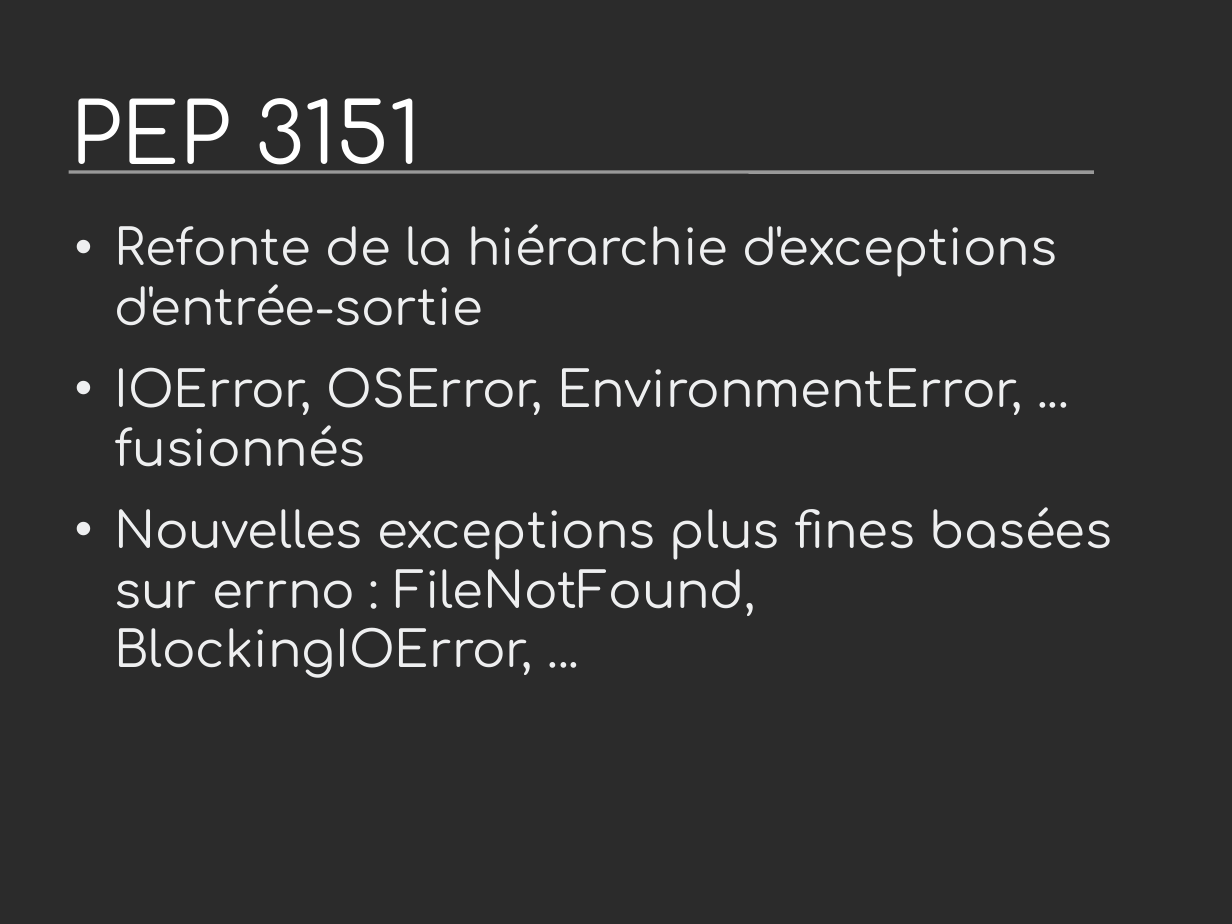
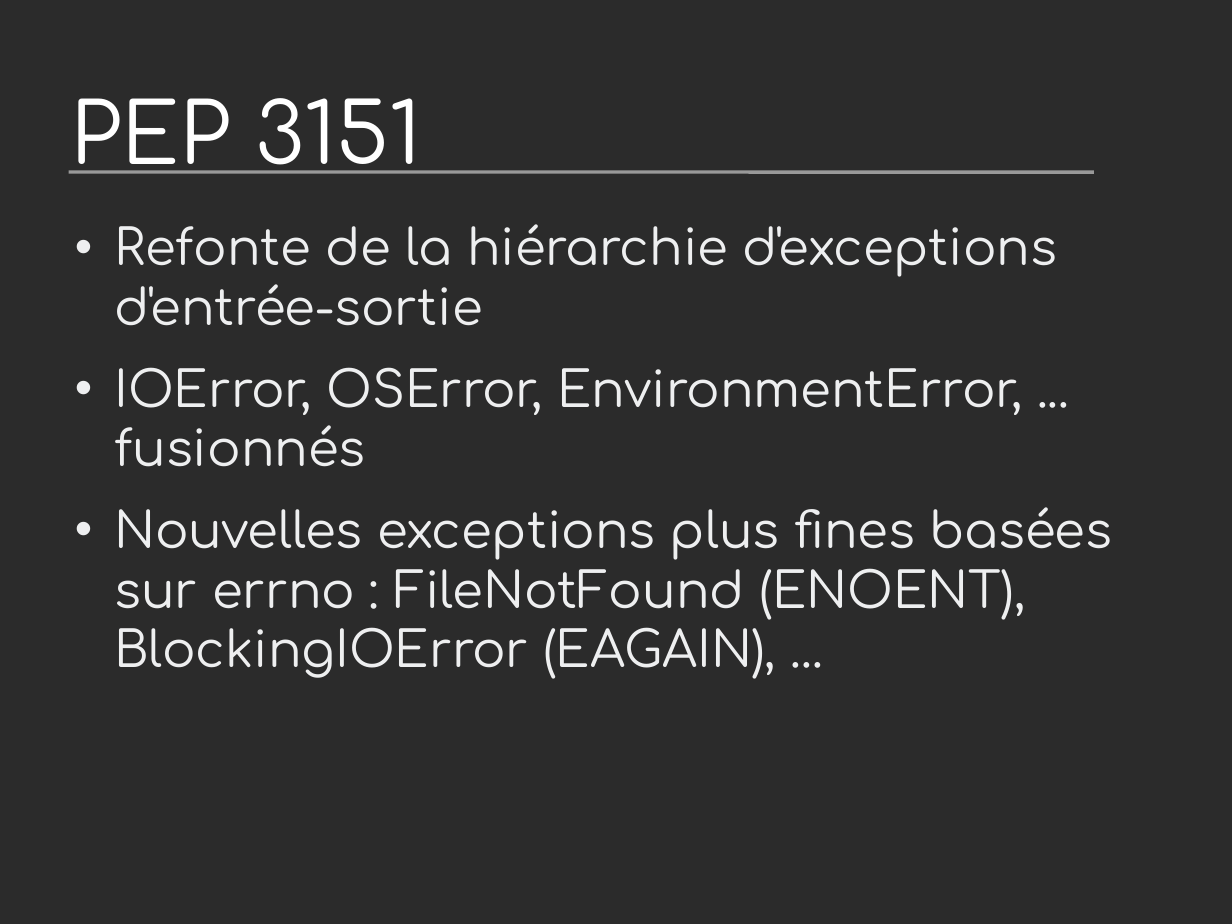
Before and after one commit to vstinner/talks, a slide deck: slide 16 of 2012-PyconFR-Paris/devprocess/process_dev_cpython.odp. Drawn at 1232x924 pixels with LibreOffice and Linux fonts; fonts in the diff are those of the drawing; background and template pictures are left out; a plain dark background stands for a picture behind light text. Boxes give left, top, right and bottom in pixels: in the first picture for what was removed or moved away, otherwise in the second. Text is boxed around its words. In the diff, an @@ line names an element or a change of style, - is before the commit and + after.

```diff
--- a/2012-PyconFR-Paris/devprocess/process_dev_cpython.odp
+++ b/2012-PyconFR-Paris/devprocess/process_dev_cpython.odp
@@ text at (114,507,1112,679): text changed @@
-• Nouvelles exceptions plus fines basées sur errno : FileNotFound, BlockingIOError, ...
+• Nouvelles exceptions plus fines basées sur errno : FileNotFound (ENOENT), BlockingIOError (EAGAIN), ...
```
Also in this commit, not shown: 9 other slides changed, 2 other files.
